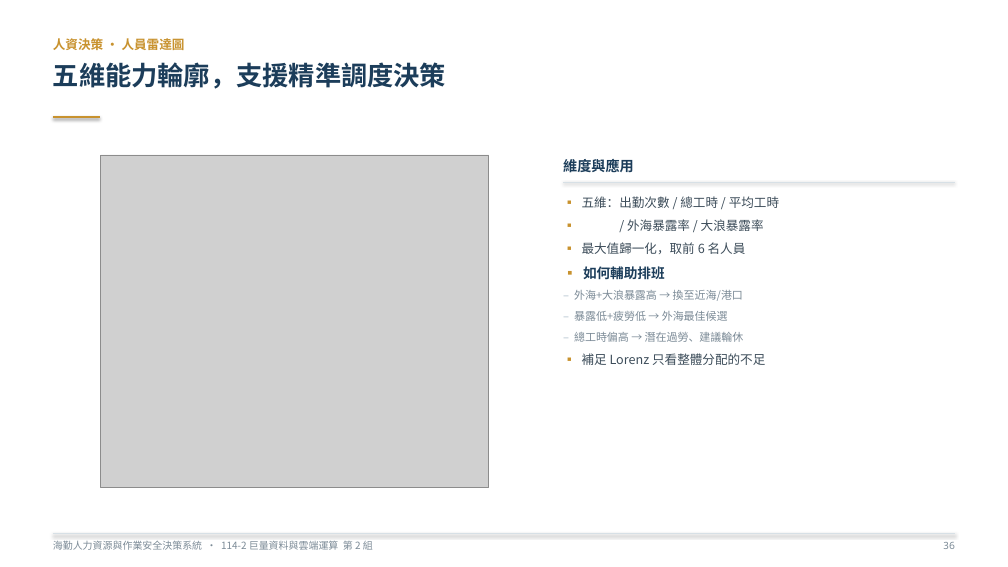
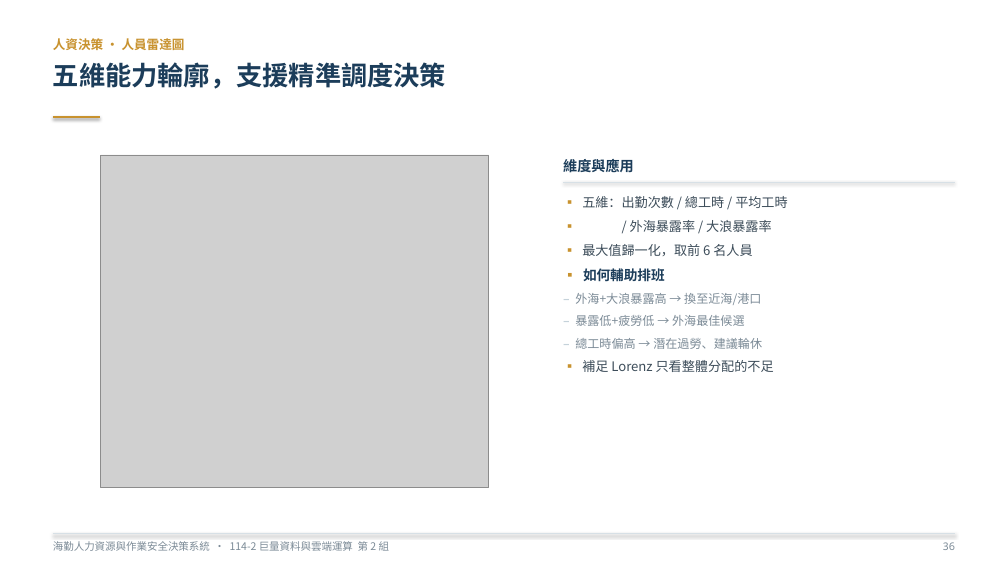
Before and after one commit to rocjveteran/114-2_BigDataCC-2nd, a slide deck: slide 45 of docs/slides/巨量資料與雲端運算技術_海勤人力資源與作業安全決策系統_黃宇平_傅瀚鋌_曾紹喆_劉家样_李翊丞_林秉賢.pptx. Drawn at 1008x567 pixels with LibreOffice and Linux fonts; fonts in the diff are those of the drawing; grey boxes stand for pictures. Boxes give left, top, right and bottom in pixels: in the first picture for what was removed or moved away, otherwise in the second. Text is boxed around its words. In the diff, an @@ line names an element or a change of style, - is before the commit and + after.

```diff
--- a/docs/slides/巨量資料與雲端運算技術_海勤人力資源與作業安全決策系統_黃宇平_傅瀚鋌_曾紹喆_劉家样_李翊丞_林秉賢.pptx
+++ b/docs/slides/巨量資料與雲端運算技術_海勤人力資源與作業安全決策系統_黃宇平_傅瀚鋌_曾紹喆_劉家样_李翊丞_林秉賢.pptx
@@ text at (x1=575, y1=196, x2=787, y2=372): size 12 to 12.5 pt in "▪ 五維：出勤次數 / 總工時 / 平均工時", "▪ / 外海暴露率 / 大浪暴露率", "▪ 最大值歸一化，取前 6 名人員", "▪ 補足 Lorenz 只看整體分配的不足"; size 10.5 to 11.5 pt in "– 外海+大浪暴露高 → 換至近海/港口", "– 暴露低+疲勞低 → 外海最佳候選", "– 總工時偏高 → 潛在過勞、建議輪休" @@
@@ text "海勤人力資源與作業安全決策系統 · 114-2 巨量資料與雲端運算 第 ..." at (x1=53, y1=541, x2=390, y2=551): size 9.5 to 10 pt @@
```
Also in this commit, not shown: 49 other slides changed, 2 other files.
